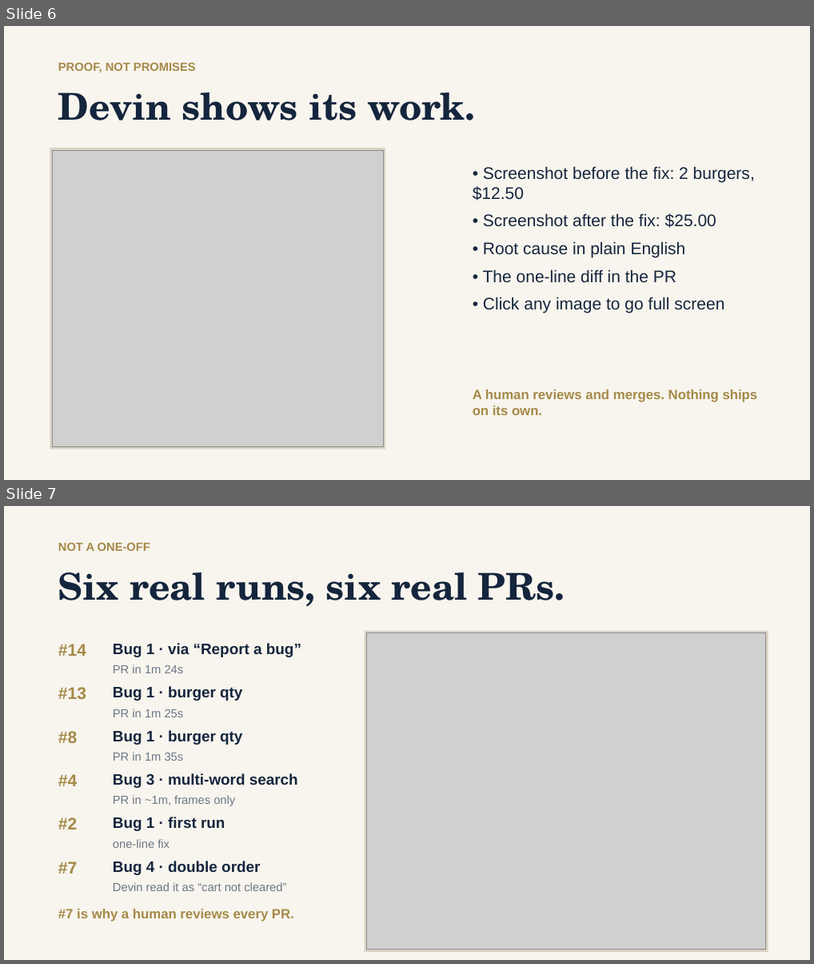
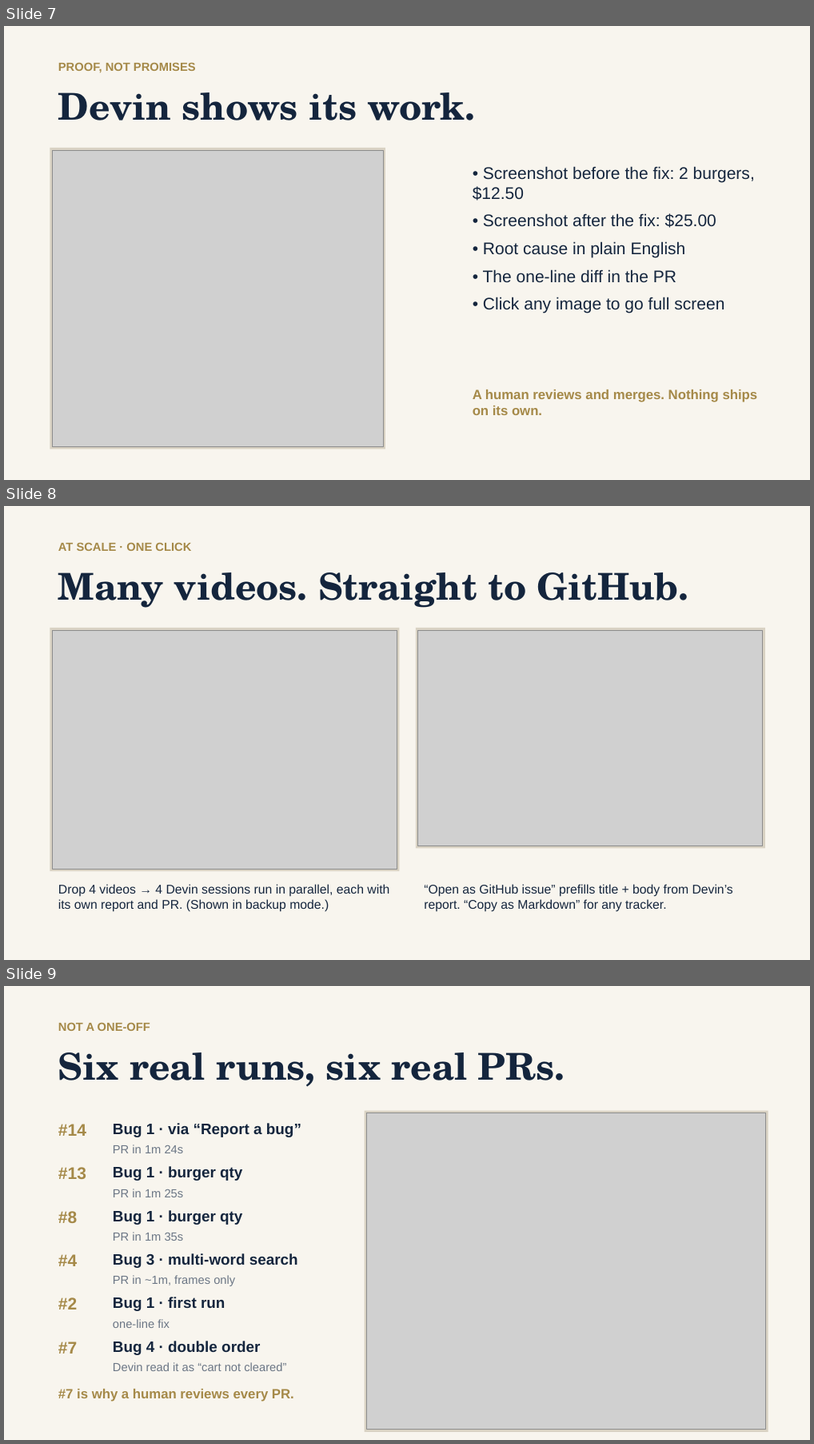
Before and after one commit to woodstock-thebrid/video2pr, a slide deck: docs/media/video2pr_slides.pptx. Shown one above the other, each under a label of ours: slides 6 and 7 before the commit, slides 7, 8 and 9 after it. The pictures are 814x964 and 814x1444 pixels, drawn with LibreOffice and Linux fonts; fonts in the diff are those of the drawing; grey boxes stand for pictures. Boxes give left, top, right and bottom in pixels: in the first picture for what was removed or moved away, otherwise in the second. Text is boxed around its words. In the diff, an @@ line names an element or a change of style, - is before the commit and + after.

Commit message:
Slides: embed demo video, add parallel + GitHub issue slide

```diff
--- a/docs/media/video2pr_slides.pptx
+++ b/docs/media/video2pr_slides.pptx
@@ slide 8 added at <box>4,506,810,960</box>, background #F8F5EE @@
@@ text added at <box>58,542,191,551</box>, 14 pt, text #A58948, bold @@
+AT SCALE · ONE CLICK
@@ text added at <box>58,572,690,608</box>, 44 pt, text #14253D, bold @@
+Many videos. Straight to GitHub.
@@ rectangle added at <box>50,628,400,871</box>, fill #D9D2C3 @@
@@ picture added at <box>52,630,398,868</box> @@
@@ rectangle added at <box>416,628,766,848</box>, fill #D9D2C3 @@
@@ picture added at <box>418,630,763,845</box> @@
@@ text added at <box>58,884,390,912</box>, 15 pt, text #14253D @@
+Drop 4 videos → 4 Devin sessions run in parallel, each with its own report and PR. (Shown in backup mode.)
@@ text added at <box>424,884,734,912</box>, 15 pt, text #14253D @@
+“Open as GitHub issue” prefills title + body from Devin’s report. “Copy as Markdown” for any tracker.
@@ what was slide 6 is now slide 7 @@
@@ what was slide 7 is now slide 9 @@
```
Also in this commit, not shown: 1 other slide added, 1 other file.
